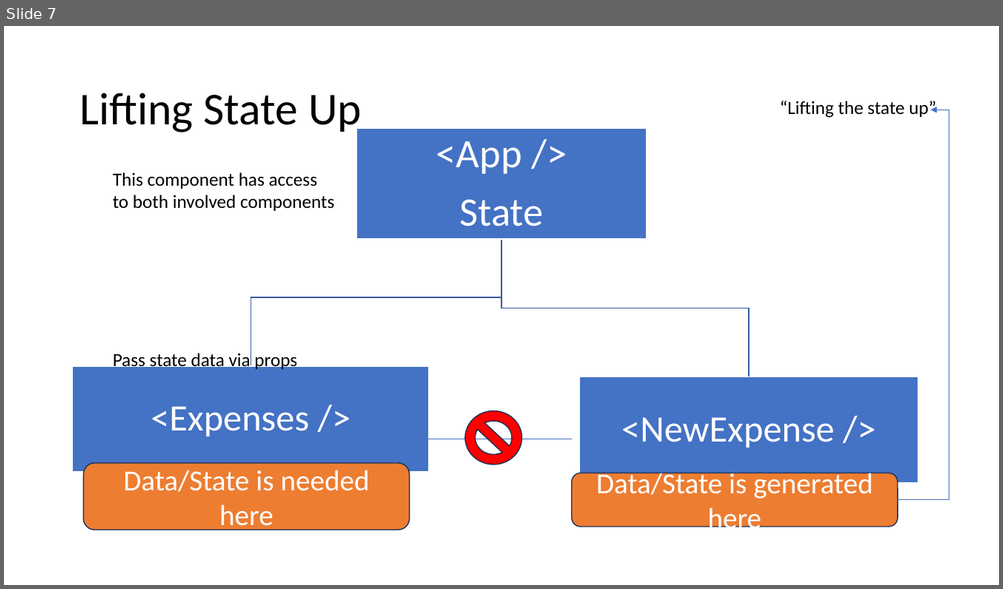
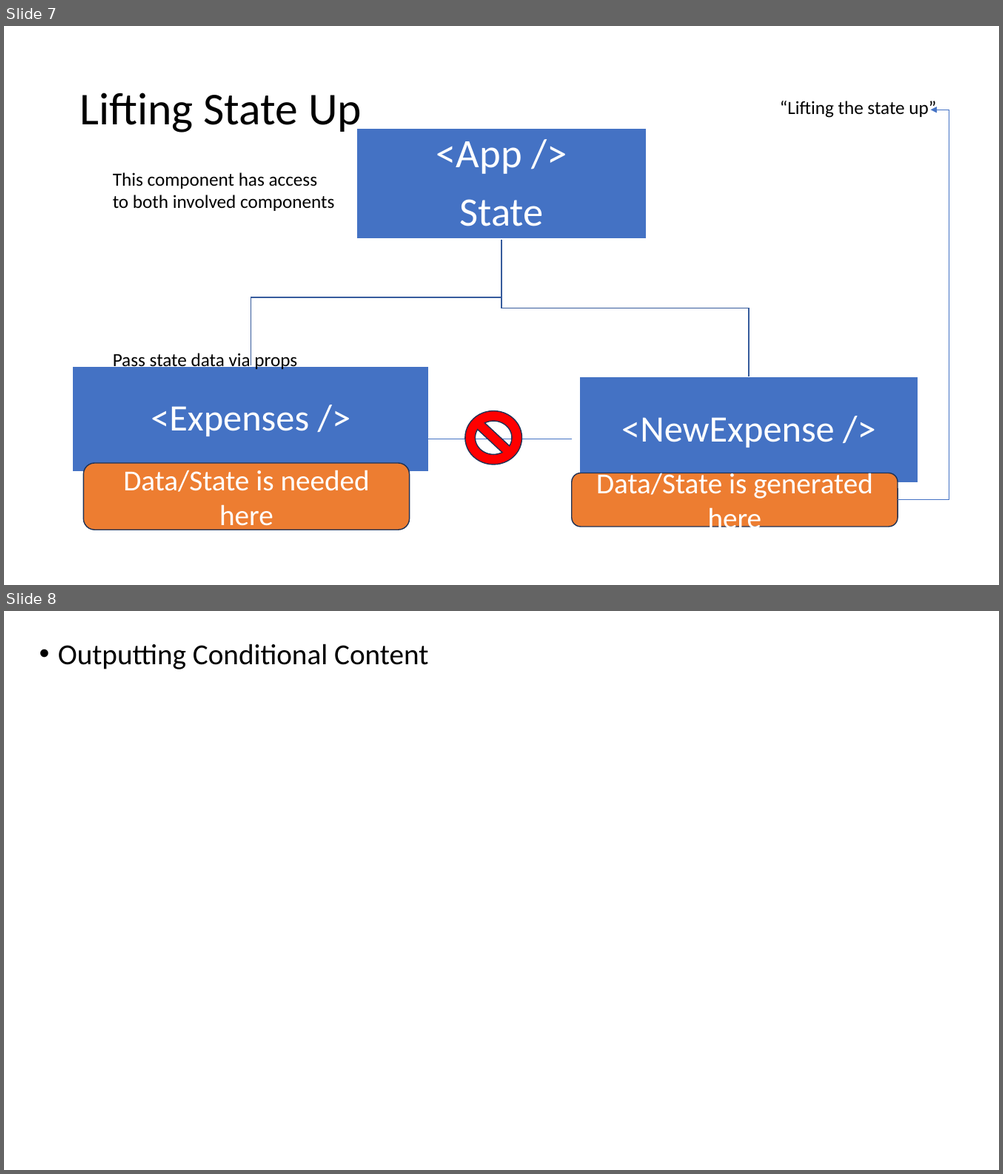
Before and after one commit to PiyushChaturvedii/Batch04, a slide deck: Reactjs.pptx. Shown one above the other, each under a label of ours: slide 7 before the commit, slides 7 and 8 after it. The pictures are 1003x589 and 1003x1174 pixels, drawn with LibreOffice and Linux fonts; fonts in the diff are those of the drawing. Boxes give left, top, right and bottom in pixels: in the first picture for what was removed or moved away, otherwise in the second. Text is boxed around its words. In the diff, an @@ line names an element or a change of style, - is before the commit and + after.

```diff
--- a/Reactjs.pptx
+++ b/Reactjs.pptx
@@ slide 8 added at [4,611,999,1170], background #FFFFFF @@
@@ text added at [58,644,428,669], 28 pt, text #000000 @@
+• Outputting Conditional Content
```
Also in this commit, not shown: 58 other files.
